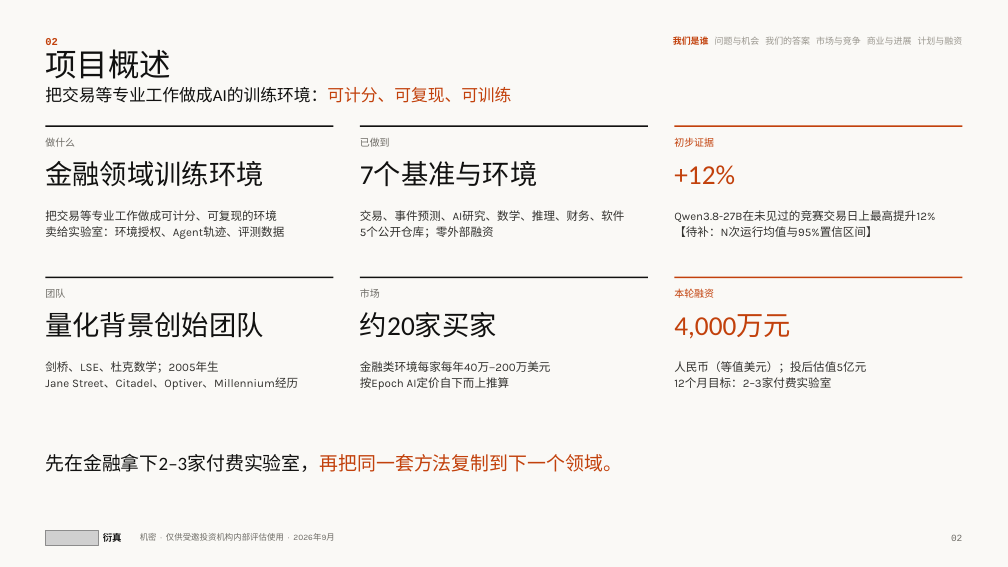
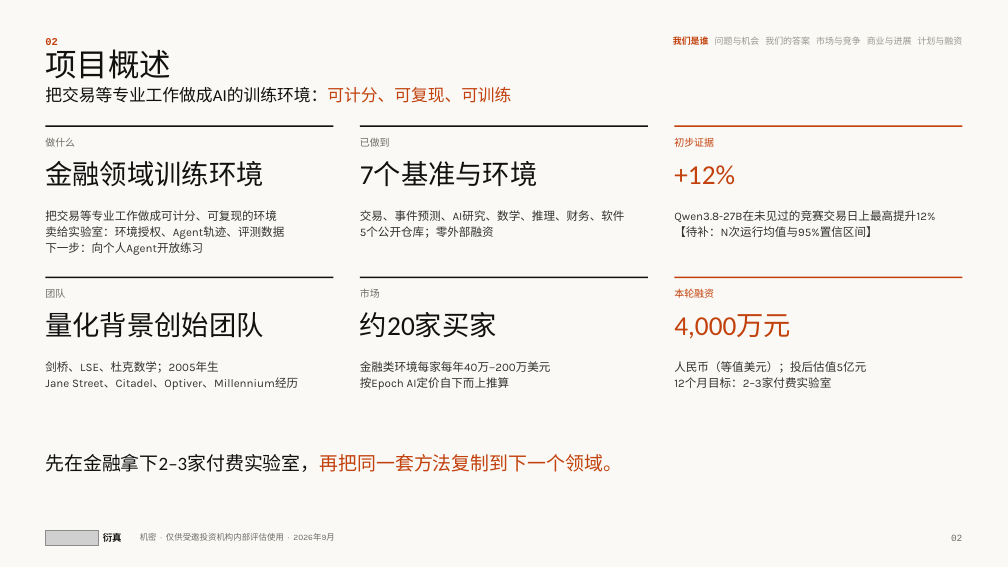
Before and after one commit to wangchen0802/Delta1, a slide deck: slide 2 of SimReal-BP-v31.pptx. Drawn at 1008x567 pixels with LibreOffice and Linux fonts; fonts in the diff are those of the drawing; grey boxes stand for pictures. Boxes give left, top, right and bottom in pixels: in the first picture for what was removed or moved away, otherwise in the second. Text is boxed around its words. In the diff, an @@ line names an element or a change of style, - is before the commit and + after.

```diff
--- a/SimReal-BP-v31.pptx
+++ b/SimReal-BP-v31.pptx
@@ text at (45,242,203,255): paragraph added @@
+下一步：向个人Agent开放练习
```
Also in this commit, not shown: 12 other slides changed, 1 slide added, 4 other files.
